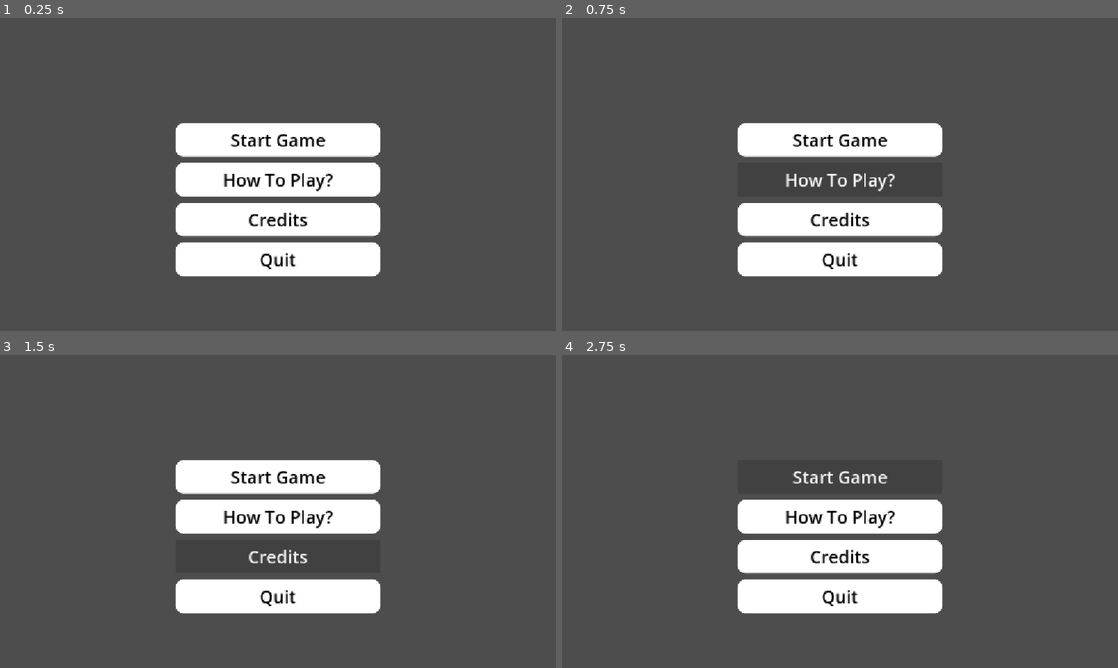
Above: before the commit, frames 1-4 (two rows, left to right).
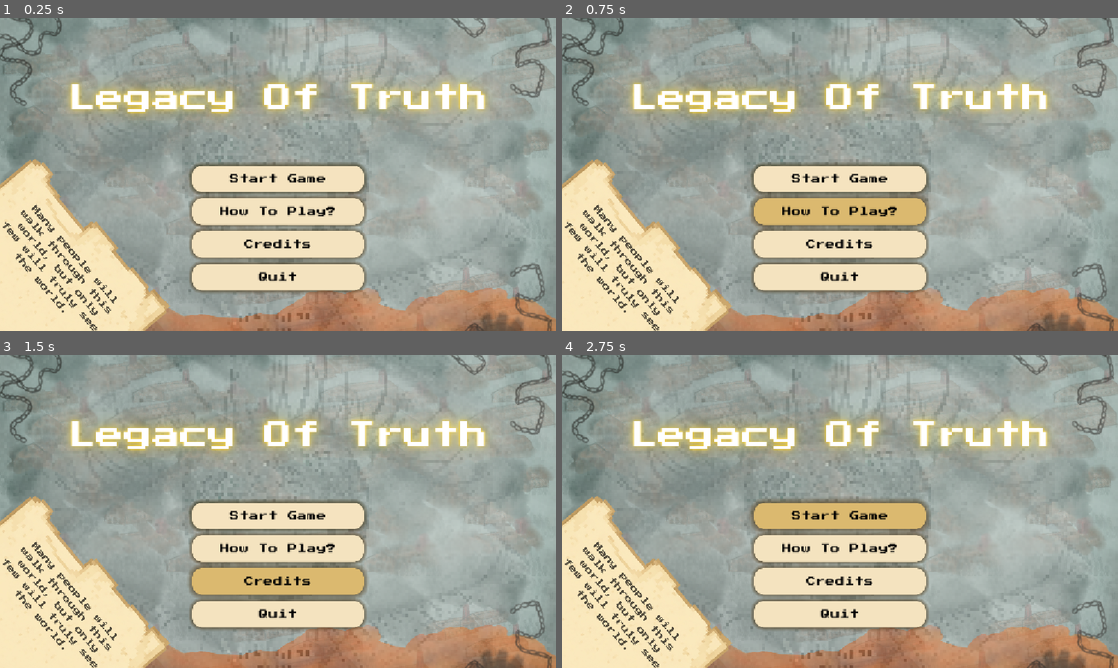
Above: after the commit, the same moments.

Repository: Anya-Gupta2025/legacy_of_truth_game
Game: Godot game, scene res://main_menu.tscn
Two runs of this game, one before a commit and one after it. Both use one fixed random seed, a clock stepped at 60 frames per second and the inputs below.
Inputs:
- Up to frame 1 (0.25 s): no input
- Up to frame 2 (0.75 s): click "How To Play?" at 0.5 s
- Up to frame 3 (1.5 s): click "Credits" at 1.25 s
- Up to frame 4 (2.75 s): click "Start Game" at 2 s

The runs differ from the first frame. In frame 1, 99% of the frame differs, in the area x 0-100%, y 0-100%; in frame 2, 99%; in frame 3, 99%; in frame 4, 99%.

Commit message:
Finished the brief main menu

Diff:
--- /dev/null
+++ b/legacy-of-truth/main_menu.gd
@@ -0,0 +1,27 @@
+extends Control
+
+
+# Called when the node enters the scene tree for the first time.
+func _ready() -> void:
+	pass # Replace with function body.
+
+
+# Called every frame. 'delta' is the elapsed time since the previous frame.
+func _process(delta: float) -> void:
+	pass
+
+
+func _on_start_game_button_pressed() -> void:
+	pass # Replace with function body.
+
+
+func _on_how_to_play_button_pressed() -> void:
+	pass # Replace with function body.
+
+
+func _on_credits_button_pressed() -> void:
+	pass # Replace with function body.
+
+
+func _on_quit_button_pressed() -> void:
+	get_tree().quit()
--- a/legacy-of-truth/main_menu.tscn
+++ b/legacy-of-truth/main_menu.tscn
@@ -1,11 +1,50 @@
 [gd_scene format=3 uid="uid://bxn2cbrbox0cl"]
 
-[sub_resource type="StyleBoxFlat" id="StyleBoxFlat_sublu"]
-bg_color = Color(18.892157, 18.892157, 18.892157, 1)
-corner_radius_top_left = 16
-corner_radius_top_right = 16
-corner_radius_bottom_right = 16
-corner_radius_bottom_left = 16
+[ext_resource type="Texture2D" uid="uid://dhnme5kijk502" path="res://menu_background_img.png" id="1_7vrkn"]
+[ext_resource type="Script" uid="uid://kk0nhbbpwagj" path="res://main_menu.gd" id="1_fu7sn"]
+[ext_resource type="FontFile" uid="uid://badgspl4ys7bv" path="res://fonts/Press_Start_2P/PressStart2P-Regular.ttf" id="2_fu7sn"]
+
+[sub_resource type="StyleBoxTexture" id="StyleBoxTexture_sublu"]
+texture = ExtResource("1_7vrkn")
+
+[sub_resource type="StyleBoxFlat" id="StyleBoxFlat_1r0yl"]
+bg_color = Color(0.95808893, 0.891297, 0.7481391, 1)
+corner_radius_top_left = 20
+corner_radius_top_right = 20
+corner_radius_bottom_right = 20
+corner_radius_bottom_left = 20
+shadow_color = Color(0.21952009, 0.18261361, 0.06079729, 0.6)
+shadow_size = 9
+
+[sub_resource type="StyleBoxFlat" id="StyleBoxFlat_7vrkn"]
+bg_color = Color(0.78462434, 0.6533989, 0.35722053, 1)
+corner_radius_top_left = 20
+corner_radius_top_right = 20
+corner_radius_bottom_right = 20
+corner_radius_bottom_left = 20
+corner_detail = 3
+shadow_color = Color(0.3146209, 0.2381379, 0.10773856, 0.6)
+shadow_size = 12
+
+[sub_resource type="StyleBoxFlat" id="StyleBoxFlat_fu7sn"]
+bg_color = Color(0.8575603, 0.72716826, 0.4374222, 1)
+corner_radius_top_left = 20
+corner_radius_top_right = 20
+corner_radius_bottom_right = 20
+corner_radius_bottom_left = 20
+corner_detail = 3
+shadow_color = Color(0.3146209, 0.2381379, 0.10773856, 0.6)
+shadow_size = 12
+
+[sub_resource type="StyleBoxFlat" id="StyleBoxFlat_ggnd6"]
+bg_color = Color(0.95686275, 0.8901961, 0.7490196, 1)
+corner_radius_top_left = 20
+corner_radius_top_right = 20
+corner_radius_bottom_right = 20
+corner_radius_bottom_left = 20
+corner_detail = 3
+shadow_color = Color(0.3146209, 0.2381379, 0.10773856, 0.6)
+shadow_size = 8
 
 [node name="MainMenu" type="Control" unique_id=1472287881]
 layout_mode = 3
@@ -14,50 +53,85 @@
 anchor_bottom = 1.0
 grow_horizontal = 2
 grow_vertical = 2
+script = ExtResource("1_fu7sn")
+
+[node name="Panel" type="Panel" parent="." unique_id=682323038]
+layout_mode = 1
+anchors_preset = 15
+anchor_right = 1.0
+anchor_bottom = 1.0
+grow_horizontal = 2
+grow_vertical = 2
+theme_override_styles/panel = SubResource("StyleBoxTexture_sublu")
 
 [node name="VBoxContainer" type="VBoxContainer" parent="." unique_id=1732308057]
 layout_mode = 1
-anchors_preset = 8
+anchors_preset = 7
 anchor_left = 0.5
-anchor_top = 0.5
+anchor_top = 1.0
 anchor_right = 0.5
-anchor_bottom = 0.5
-offset_left = -212.0
-offset_top = -106.0
-offset_right = 212.0
-offset_bottom = 211.0
+anchor_bottom = 1.0
+offset_left = -178.0
+offset_top = -342.0
+offset_right = 178.0
+offset_bottom = -84.0
 grow_horizontal = 2
-grow_vertical = 2
+grow_vertical = 0
 theme_override_constants/separation = 13
 
 [node name="start_game_button" type="Button" parent="VBoxContainer" unique_id=1016381502]
 layout_mode = 2
 size_flags_vertical = 3
 theme_override_colors/font_color = Color(0.0093103545, 0.0093103545, 0.0093103545, 1)
-theme_override_font_sizes/font_size = 36
-theme_override_styles/normal = SubResource("StyleBoxFlat_sublu")
+theme_override_colors/font_pressed_color = Color(0, 0, 0, 1)
+theme_override_colors/font_hover_color = Color(0, 0, 0, 1)
+theme_override_fonts/font = ExtResource("2_fu7sn")
+theme_override_font_sizes/font_size = 20
+theme_override_styles/normal = SubResource("StyleBoxFlat_1r0yl")
+theme_override_styles/pressed = SubResource("StyleBoxFlat_7vrkn")
+theme_override_styles/hover = SubResource("StyleBoxFlat_fu7sn")
 text = "Start Game"
 
 [node name="how_to_play_button" type="Button" parent="VBoxContainer" unique_id=225737661]
 layout_mode = 2
 size_flags_vertical = 3
 theme_override_colors/font_color = Color(0.0093103545, 0.0093103545, 0.0093103545, 1)
-theme_override_font_sizes/font_size = 36
-theme_override_styles/normal = SubResource("StyleBoxFlat_sublu")
+theme_override_colors/font_pressed_color = Color(0, 0, 0, 1)
+theme_override_colors/font_hover_color = Color(0, 0, 0, 1)
+theme_override_fonts/font = ExtResource("2_fu7sn")
+theme_override_font_sizes/font_size = 20
+theme_override_styles/normal = SubResource("StyleBoxFlat_ggnd6")
+theme_override_styles/pressed = SubResource("StyleBoxFlat_7vrkn")
+theme_override_styles/hover = SubResource("StyleBoxFlat_fu7sn")
 text = "How To Play?"
 
 [node name="credits_button" type="Button" parent="VBoxContainer" unique_id=1023987560]
 layout_mode = 2
 size_flags_vertical = 3
 theme_override_colors/font_color = Color(0.0093103545, 0.0093103545, 0.0093103545, 1)
-theme_override_font_sizes/font_size = 36
-theme_override_styles/normal = SubResource("StyleBoxFlat_sublu")
+theme_override_colors/font_pressed_color = Color(0, 0, 0, 1)
+theme_override_colors/font_hover_color = Color(0, 0, 0, 1)
+theme_override_fonts/font = ExtResource("2_fu7sn")
+theme_override_font_sizes/font_size = 20
+theme_override_styles/normal = SubResource("StyleBoxFlat_ggnd6")
+theme_override_styles/pressed = SubResource("StyleBoxFlat_7vrkn")
+theme_override_styles/hover = SubResource("StyleBoxFlat_fu7sn")
 text = "Credits"
 
 [node name="quit_button" type="Button" parent="VBoxContainer" unique_id=295333290]
 layout_mode = 2
 size_flags_vertical = 3
 theme_override_colors/font_color = Color(0.0093103545, 0.0093103545, 0.0093103545, 1)
-theme_override_font_sizes/font_size = 36
-theme_override_styles/normal = SubResource("StyleBoxFlat_sublu")
+theme_override_colors/font_pressed_color = Color(0, 0, 0, 1)
+theme_override_colors/font_hover_color = Color(0, 0, 0, 1)
+theme_override_fonts/font = ExtResource("2_fu7sn")
+theme_override_font_sizes/font_size = 20
+theme_override_styles/normal = SubResource("StyleBoxFlat_ggnd6")
+theme_override_styles/pressed = SubResource("StyleBoxFlat_7vrkn")
+theme_override_styles/hover = SubResource("StyleBoxFlat_fu7sn")
 text = "Quit"
+
+[connection signal="pressed" from="VBoxContainer/start_game_button" to="." method="_on_start_game_button_pressed"]
+[connection signal="pressed" from="VBoxContainer/how_to_play_button" to="." method="_on_how_to_play_button_pressed"]
+[connection signal="pressed" from="VBoxContainer/credits_button" to="." method="_on_credits_button_pressed"]
+[connection signal="pressed" from="VBoxContainer/quit_button" to="." method="_on_quit_button_pressed"]
Not shown, added: legacy-of-truth/fonts/Press_Start_2P/OFL.txt
Binary file added: legacy-of-truth/fonts/Press_Start_2P/PressStart2P-Regular.ttf
Not shown, added: legacy-of-truth/fonts/Press_Start_2P/PressStart2P-Regular.ttf.import
Not shown, added: legacy-of-truth/main_menu.gd.uid
Binary file added: legacy-of-truth/menu_background_img.png
Not shown, added: legacy-of-truth/menu_background_img.png.import
Not shown, changed: .DS_Store
Not shown, added: legacy-of-truth/fonts/.DS_Store
